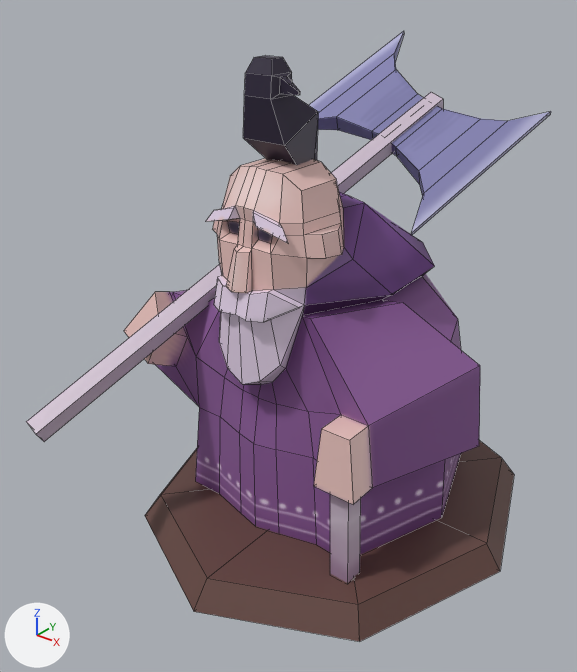
An edit to the FBX model Trucs_Graph/BoardGameCharacters/scenes/Asset_Pawn_Grekhan.fbx, drawn before and after from the same camera.
The view is the same before and after, from a 50 mm lens placed at (0.42, -0.611, 0.557), pointed at (-0.031, -0.046, 0.207). The lights are fixed; the arrows at lower left show +X, +Y and +Z. Mesh edges are drawn as thin lines. Where no turn or scale is listed for an object, it has been applied to the vertices. Vertices at the same position are counted once.

Names of what the first picture shows: 'Grekhan_stand', 'STP_pCube3', 'STP_pCube4', 'STP_polySurface_Pauwn', 'STP_polySurface_Raven'.
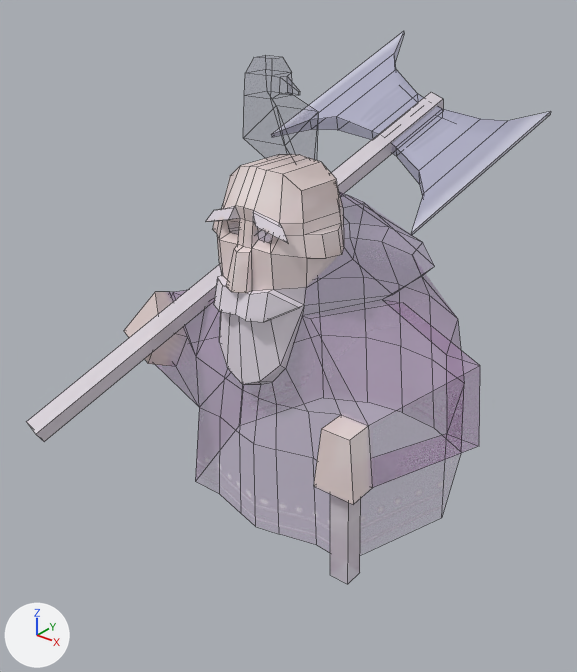
What differs and where, as boxes [x1, y1, x2, y2] in the pictures (577 x 672 px; the box of a moved part takes in the faces that stretch with it):
'STP_polySurface_Pauwn', surface changed, reshaped: before [124, 158, 480, 583]; after [124, 154, 463, 584]
'Grekhan_stand', deleted (brown): before [145, 440, 514, 641]
'STP_pCube4', surface changed, recoloured (blue to grey): [271, 31, 551, 236] in both
'STP_pCube3', surface changed, recoloured: [28, 92, 443, 442] in both
'STP_polySurface_Raven', surface changed, recoloured: [243, 56, 318, 165] in both
part 1 of me_mesh_001, built on (purple): before [173, 292, 219, 357]
part 2 of me_mesh_001, moved or reshaped: [206, 218, 240, 222] in both
part 3 of me_mesh_001, recoloured: before [124, 158, 480, 583]; after [124, 154, 463, 584]

What changed in the scene script:
```text
Change img_tex_pawns_2048x2048_png:
    img_tex_pawns_2048x2048_png: load_image('TEX_Pawns_2048x2048.png', '../sourceimages/TEX_Pawns_2048x2048.png', 2048, 2048, 'sRGB') -> load_image('TEX_Pawns_2048x2048.psd', '../sourceimages/TEX_Pawns_2048x2048.png', 2048, 2048, 'Non-Color')
Add mat_tex_pawns:
    mat_tex_pawns = bpy.data.materials.new('Tex_Pawns')
    # uses the picture img_tex_pawns_2048x2048_png
Change me_mesh_003:
    where me_mesh_003.from_pydata(...)  # 36 vertices, 34 faces; spans x -0.059..0.198, y 0.129..0.336, z 0.043..0.213
    remove me_mesh_003.materials.append(mat_png_texture)  # picture img_tex_pawns_2048x2048_png
    add me_mesh_003.materials.append(mat_tex_pawns)
Change me_mesh:
    where me_mesh.from_pydata(...)  # 34 vertices, 33 faces; spans x -0.023..0.0313, y -0.0277..0.0553, z -0.0909..0.0242
    remove me_mesh.materials.append(mat_png_texture)  # picture img_tex_pawns_2048x2048_png
    add me_mesh.materials.append(mat_tex_pawns)
Change me_mesh_001:
    used by ob_stp_polysurface_pauwn; location = (-0.013, -0.035, 0.14)
    verts and faces of me_mesh_001; kept vertices keep their numbers, new ones are numbered from 218
    before: 51 (-0.089, -0.072, 0.045) at pixel (196, 356), 52 (-0.046, -0.065, 0.129), 84 (-0.131, -0.06, 0.101) at pixel (173, 292), 87 (-0.095, -0.049, 0.095)
    before: 138 (0.007, -0.091, 0.211) at pixel (253, 221), 139 (0.032, -0.086, 0.203), 149 (-0.032, -0.086, 0.203) at pixel (222, 220), 150 (-0.007, -0.091, 0.211) at pixel (240, 218), 167 (0.047, -0.093, 0.201) at pixel (288, 243)
    before: 168 (0.016, -0.097, 0.21) at pixel (255, 226), 171 (-0.016, -0.097, 0.21) at pixel (228, 219), 172 (-0.047, -0.093, 0.201) at pixel (205, 221), 173 (0.009, -0.087, 0.206) at pixel (257, 226), 174 (0.026, -0.087, 0.204)
    before: 177 (-0.026, -0.087, 0.204) at pixel (227, 220), 178 (-0.009, -0.087, 0.206)
    remove me_mesh_001.from_pydata(...)  # 218 vertices, 213 faces; spans x -0.168..0.172, y -0.112..0.197, z -0.116..0.253
    add me_mesh_001.from_pydata(...)  # 218 vertices, 216 faces; spans x -0.168..0.172, y -0.112..0.197, z -0.116..0.253
    me_mesh_001 part 1
    add delete_faces([(51, 52, 87, 84)])
    add faces += [(51, 52, 87), (51, 87, 84)]
    me_mesh_001 part 2
    add delete_faces([(138, 139, 167, 168), (149, 150, 171, 172), (138, 173, 174, 139), (149, 177, 178, 150)])
    add faces += [(138, 174, 167, 168), (150, 171, 172, 177), (138, 173, 174), (149, 177, 172), (150, 177, 178), (139, 167, 174)]
    me_mesh_001 part 3: 208 faces spanning x -0.168..0.172, y -0.112..0.197, z -0.116..0.253 switch from mat_png_texture (picture img_tex_pawns_2048x2048_png) to mat_tex_pawns
Change me_mesh_002:
    where me_mesh_002.from_pydata(...)  # 8 vertices, 6 faces; spans x -0.07..0.094, y -0.199..0.276, z -0.117..0.159
    remove me_mesh_002.materials.append(mat_png_texture)  # picture img_tex_pawns_2048x2048_png
    add me_mesh_002.materials.append(mat_tex_pawns)
Remove ob_grekhan_stand:
    ob_grekhan_stand = bpy.data.objects.new('Grekhan_stand', me_mesh_004)
    ob_grekhan_stand.location = (0.001, 0.0, 0.0)
```
